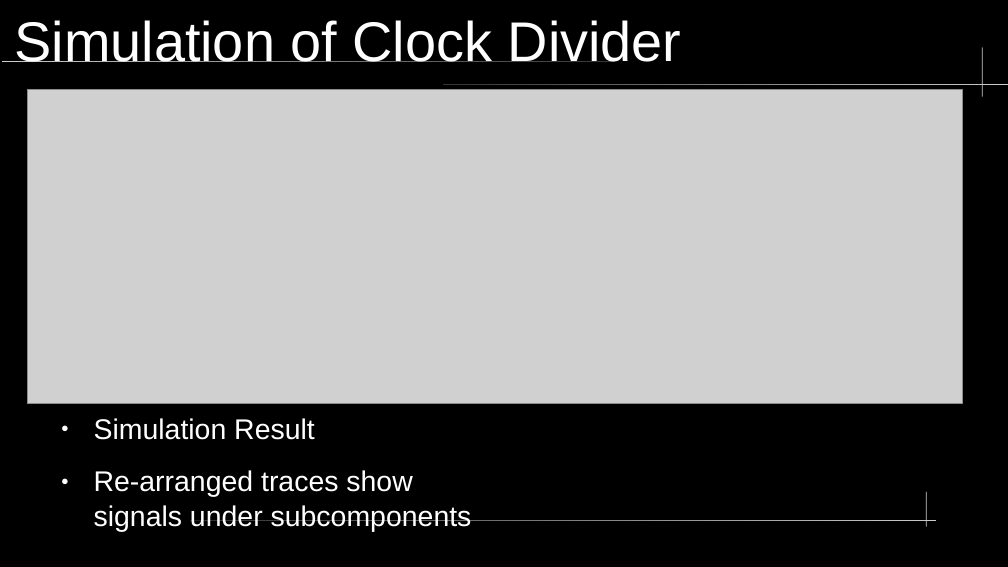
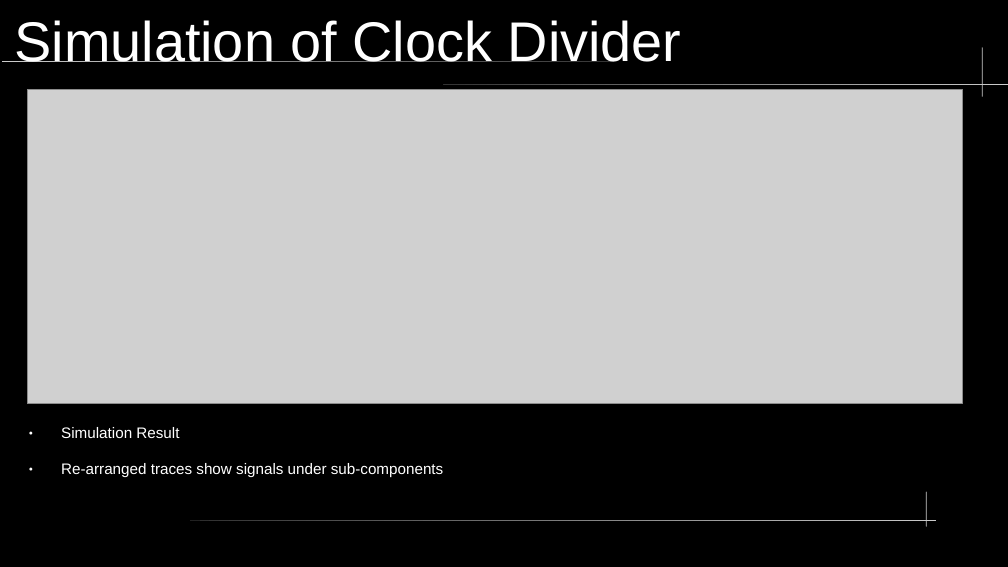
Before and after one commit to neiderm/retro_comp_fpga, a slide deck: slide 4 of docs/soc_t80_vga_clk.odp (slide 5 before the commit). Drawn at 1008x567 pixels with LibreOffice and Linux fonts; fonts in the diff are those of the drawing; grey boxes stand for pictures; background and template pictures are left out. Boxes give left, top, right and bottom in pixels: in the first picture for what was removed or moved away, otherwise in the second. Text is boxed around its words. In the diff, an @@ line names an element or a change of style, - is before the commit and + after.

```diff
--- a/docs/soc_t80_vga_clk.odp
+++ b/docs/soc_t80_vga_clk.odp
@@ text "Simulation Result": place and size @@
-text "Simulation Result" at bbox=[94, 418, 472, 531]
+text "Simulation Result" at bbox=[61, 427, 443, 477]
@@ text at bbox=[61, 427, 179, 438]: size 22.4 to 12 pt in "Simulation Result" @@
@@ text at bbox=[61, 463, 443, 477]: text changed; size 22.4 to 12 pt @@
-● Re-arranged traces show signals under subcomponents
+● Re-arranged traces show signals under sub-components
```
Also in this commit, not shown: 5 other slides changed, 3 slides added, 2 slides removed, 5 other files.
